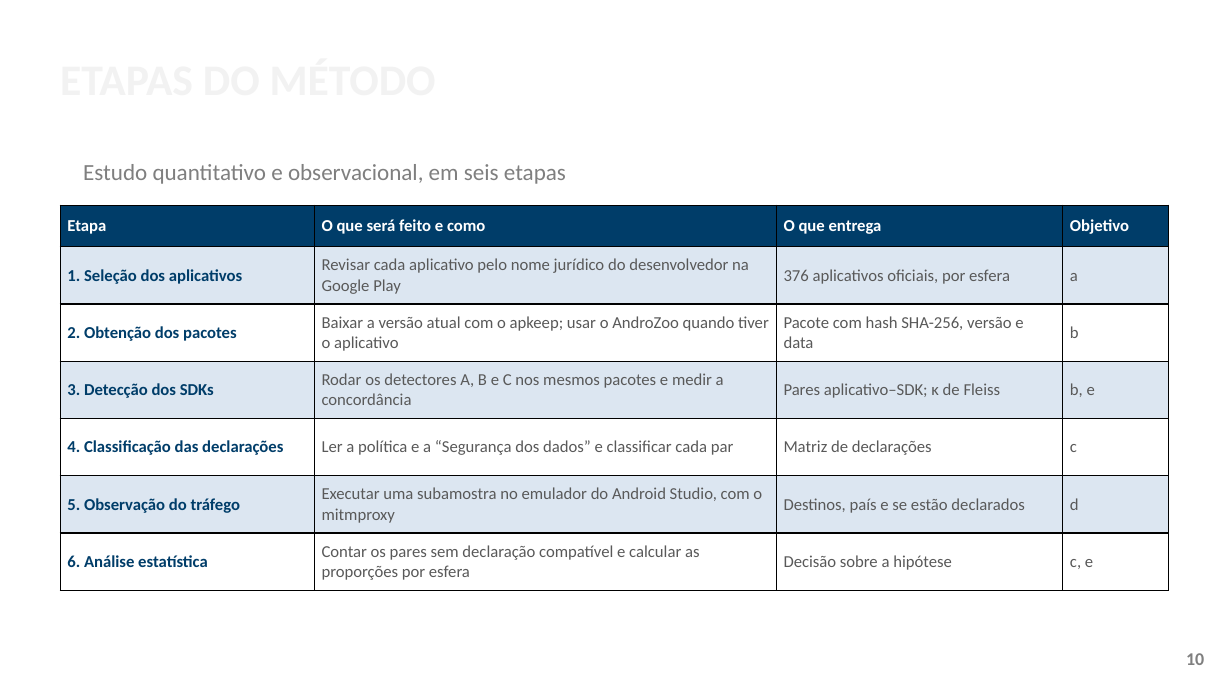
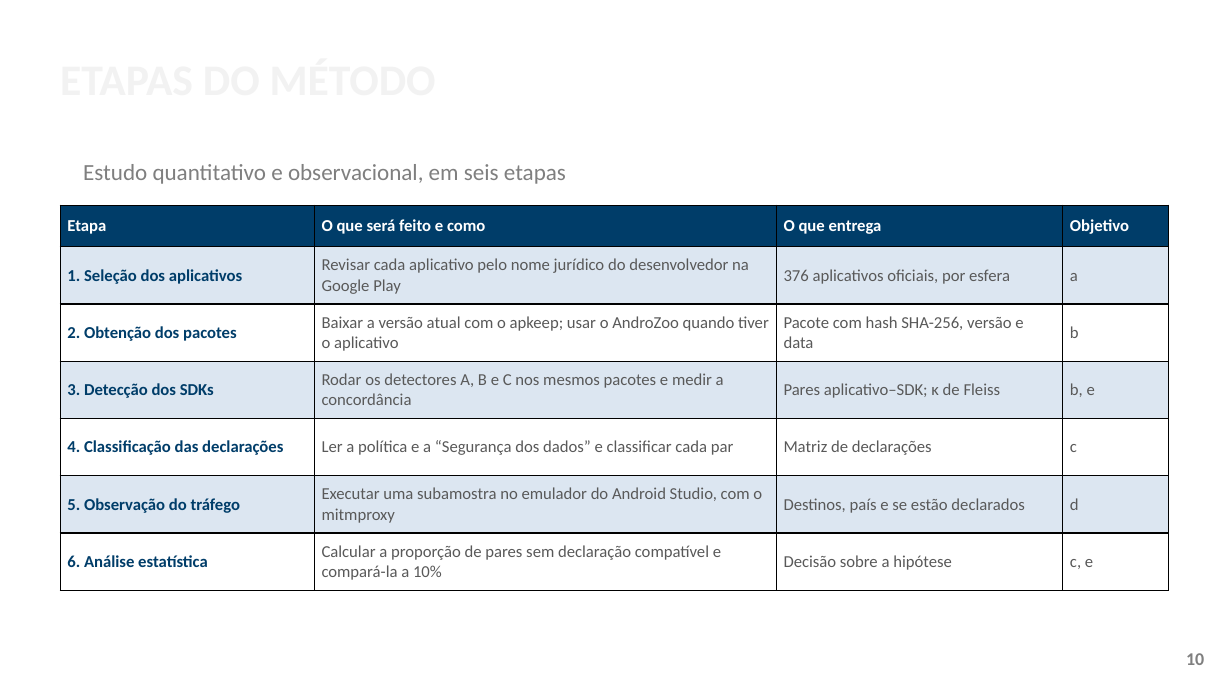
Before and after one commit to ClaudioAMF1/TCC, a slide deck: slide 10 of tcc/apresentacao/apresentacao-defesa-final.pptx. Drawn at 1232x693 pixels with LibreOffice and Linux fonts; fonts in the diff are those of the drawing; background and template pictures are left out. Boxes give left, top, right and bottom in pixels: in the first picture for what was removed or moved away, otherwise in the second. Text is boxed around its words. In the diff, an @@ line names an element or a change of style, - is before the commit and + after.

```diff
--- a/tcc/apresentacao/apresentacao-defesa-final.pptx
+++ b/tcc/apresentacao/apresentacao-defesa-final.pptx
@@ table at bbox=[60, 205, 1169, 591] @@
-row 7, column 2: Contar os pares sem declaração compatível e calcular as proporções por esfera
+row 7, column 2: Calcular a proporção de pares sem declaração compatível e compará-la a 10%
```
Also in this commit, not shown: 7 other slides changed, 9 other files.
